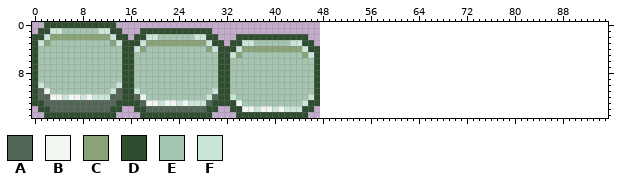
Sprite sheet: assets/images/button.png. Above is the file before it was changed.
The file is 48x16 pixels. The old version is drawn lined up with the new one, on the new canvas.
Palette (. is transparent): A #546756  B #f1f6f0  C #89a477  D #2f4d2f  E #a4c5af  F #cae6d9
Pixels before, first column x 0:
 0 ..DDDDDDDDDDDD..................................
 1 .DDFFEEEEEEFFDD...DDDDDDDDDDDD..................
 2 DDFCCCCCCCCCCFDD.DDFFEEEEEEFFDD...DDDDDDDDDDDD..
 3 DFCEEEEEEEEEECFDDDFCCCCCCCCCCFDD.DDFFEEEEEEFFDD.
 4 DEEEEEEEEEEEEEEDDFCEEEEEEEEEECFDDDFCCCCCCCCCCFDD
 5 DEEEEEEEEEEEEEEDDEEEEEEEEEEEEEEDDFCEEEEEEEEEECFD
 6 DEEEEEEEEEEEEEEDDEEEEEEEEEEEEEEDDEEEEEEEEEEEEEED
 7 DEEEEEEEEEEEEEEDDEEEEEEEEEEEEEEDDEEEEEEEEEEEEEED
 8 DEEEEEEEEEEEEEEDDEEEEEEEEEEEEEEDDEEEEEEEEEEEEEED
 9 DEEEEEEEEEEEEEEDDEEEEEEEEEEEEEEDDEEEEEEEEEEEEEED
10 DFEEEEEEEEEEEEFDDEEEEEEEEEEEEEEDDEEEEEEEEEEEEEED
11 DABEEEEEEEEEEFADDFEEEEEEEEEEEEFDDEEEEEEEEEEEEEED
12 DAABBFBBFBFFFAADDABEEEEEEEEEEFADDFEEEEEEEEEEEEFD
13 DDAAAAAAAAAAAADDDDABBFBBFBFFFADDDDBEEEEEEEEEEFDD
14 .DDAAAAAAAAAADD..DDAAAAAAAAAADD..DDBBFBBFBFFFDD.
15 ..DDDDDDDDDDDD....DDDDDDDDDDDD....DDDDDDDDDDDD..
Once edited:
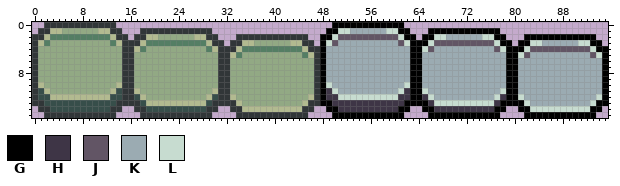
Colours new in this view: G #000000  H #3e3546  J #625565  K #9babb2  L #c7dcd0
Changes in this commit:
canvas 48x16 -> 96x16
colour A: #546756 -> #374e4a
colour C: #89a477 -> #547e64
colour D: #2f4d2f -> #313638
colour E: #a4c5af -> #92a984
colour F: #cae6d9 -> #b2ba90
y 0: x 50..61 ............ -> GGGGGGGGGGGG
y 1: x 49..62 .............. -> GGLLKKKKKKLLGG; x 66..77 ............ -> GGGGGGGGGGGG
y 2: x 48..63 ................ -> GGLJJJJJJJJJJLGG; x 65..78 .............. -> GGLLKKKKKKLLGG; x 82..93 ............ -> GGGGGGGGGGGG
y 3: x 48..79 ................................ -> GLJKKKKKKKKKKJLGGGLJJJJJJJJJJLGG; x 81..94 .............. -> GGLLKKKKKKLLGG
y 4: x 48..95 ................................................ -> GKKKKKKKKKKKKKKGGLJKKKKKKKKKKJLGGGLJJJJJJJJJJLGG
y 5: x 48..95 ................................................ -> GKKKKKKKKKKKKKKGGKKKKKKKKKKKKKKGGLJKKKKKKKKKKJLG
y 6..9: x 48..95 ................................................ -> GKKKKKKKKKKKKKKGGKKKKKKKKKKKKKKGGKKKKKKKKKKKKKKG
y 10: x 48..95 ................................................ -> GLKKKKKKKKKKKKLGGKKKKKKKKKKKKKKGGKKKKKKKKKKKKKKG
y 11: x 2 B -> F; x 48..95 ................................................ -> GHLKKKKKKKKKKLHGGLKKKKKKKKKKKKLGGKKKKKKKKKKKKKKG
y 12: x 3..4 BB -> FF; x 6..7 BB -> FF; x 9 B -> F; x 18 B -> F; x 48..95 ................................................ -> GHHLLLLLLLLLLHHGGHLKKKKKKKKKKLHGGLKKKKKKKKKKKKLG
y 13: x 19..20 BB -> FF; x 22..23 BB -> FF; x 25 B -> F; x 34 B -> F; x 48..95 ................................................ -> GGHHHHHHHHHHHHGGGGHLLLLLLLLLLHGGGGLKKKKKKKKKKLGG
y 14: x 35..36 BB -> FF; x 38..39 BB -> FF; x 41 B -> F; x 49..62 .............. -> GGHHHHHHHHHHGG; x 65..78 .............. -> GGHHHHHHHHHHGG; x 81..94 .............. -> GGLLLLLLLLLLGG
y 15: x 50..61 ............ -> GGGGGGGGGGGG; x 66..77 ............ -> GGGGGGGGGGGG; x 82..93 ............ -> GGGGGGGGGGGG
Where, in picture pixels (left, top, right, bottom), the same in both pictures:
changed: (32, 22, 608, 118)
